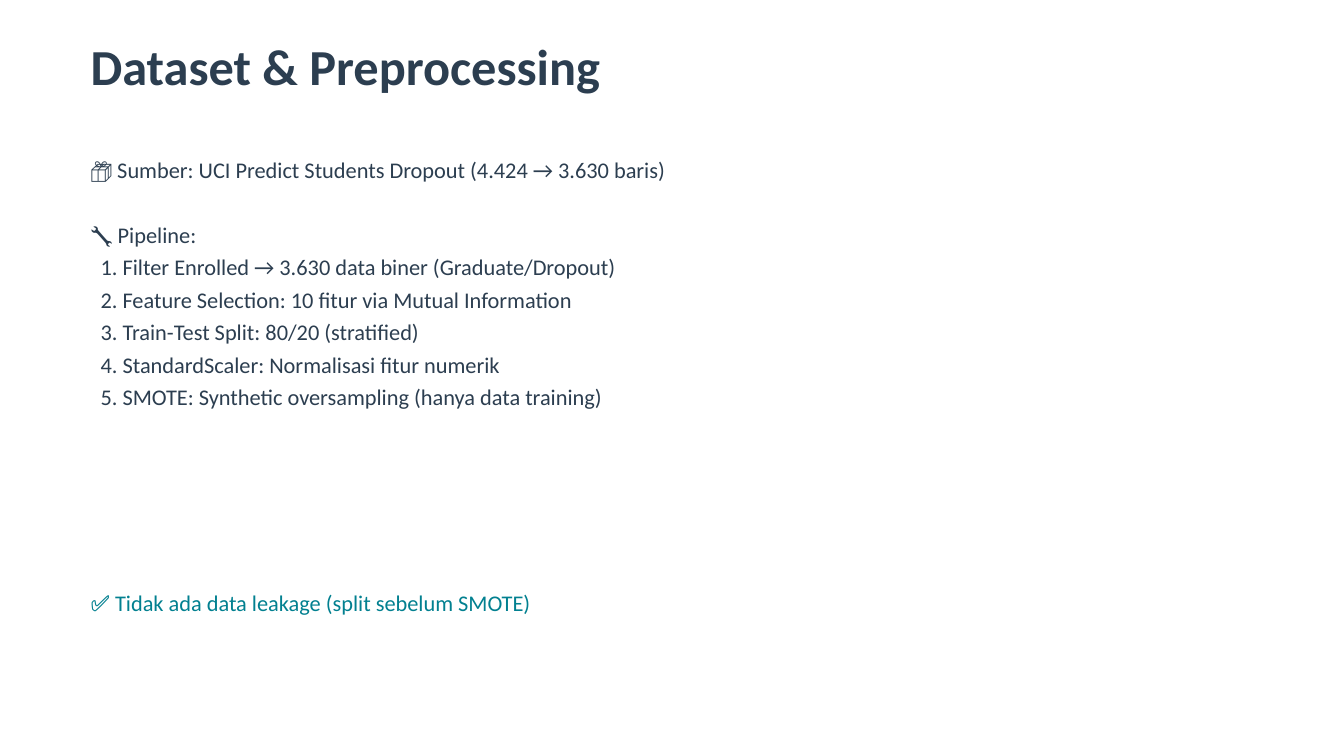
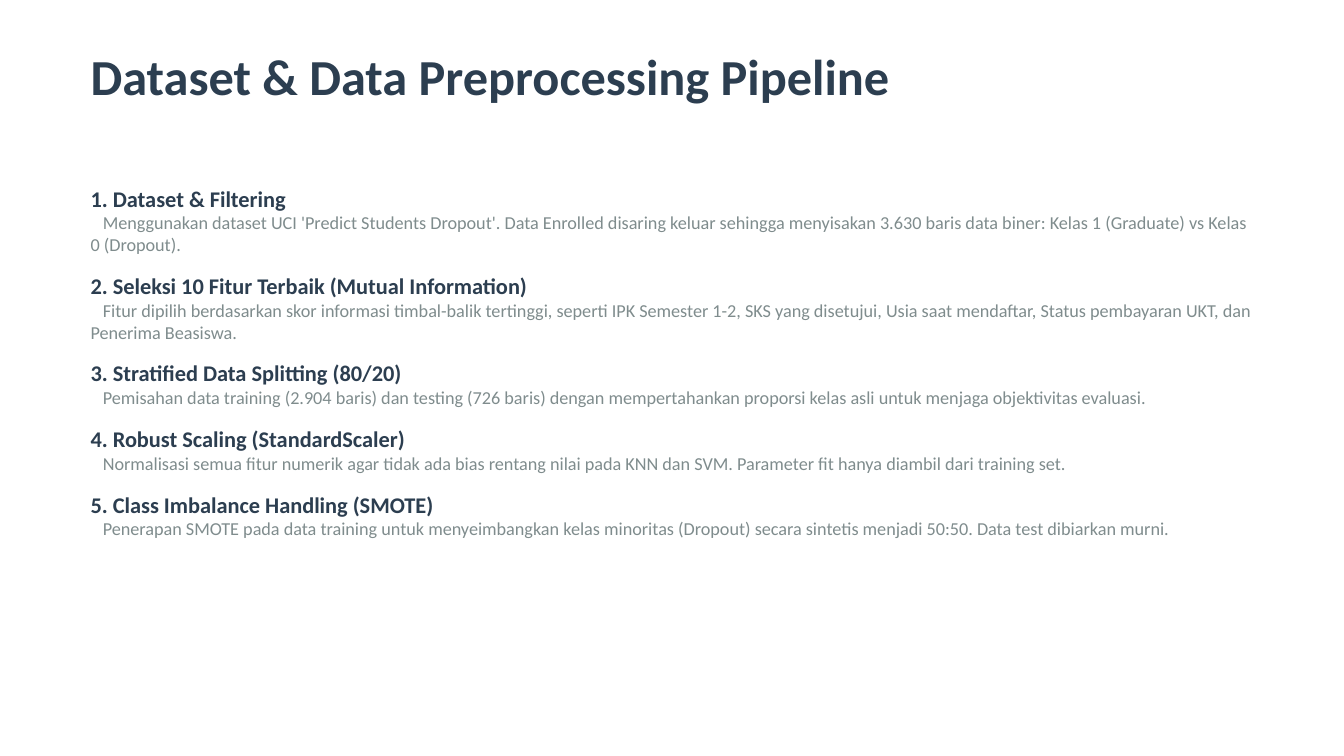
Before and after one commit to hafizmuzani011-collab/uas-ml-kelulusan, a slide deck: slide 3 of presentation/presentasi_uas_ml.pptx. Drawn at 1344x756 pixels with LibreOffice and Linux fonts; fonts in the diff are those of the drawing. Boxes give left, top, right and bottom in pixels: in the first picture for what was removed or moved away, otherwise in the second. Text is boxed around its words. In the diff, an @@ line names an element or a change of style, - is before the commit and + after.

```diff
--- a/presentation/presentasi_uas_ml.pptx
+++ b/presentation/presentasi_uas_ml.pptx
@@ text at box(91, 59, 890, 104): text changed @@
-Dataset & Preprocessing
+Dataset & Data Preprocessing Pipeline
@@ text at box(91, 191, 1251, 538): text changed; size 16 to 13 pt; text colour #2C3E50 to #7F8C8D @@
-📦 Sumber: UCI Predict Students Dropout (4.424 → 3.630 baris)
-🔧 Pipeline:
-1. Filter Enrolled → 3.630 data biner (Graduate/Dropout)
-2. Feature Selection: 10 fitur via Mutual Information
-3. Train-Test Split: 80/20 (stratified)
-4. StandardScaler: Normalisasi fitur numerik
-5. SMOTE: Synthetic oversampling (hanya data training)
+1. Dataset & Filtering
+Menggunakan dataset UCI 'Predict Students Dropout'. Data Enrolled disaring keluar sehingga menyisakan 3.630 baris data biner: Kelas 1 (Graduate) vs Kelas 0 (Dropout).
+2. Seleksi 10 Fitur Terbaik (Mutual Information)
+Fitur dipilih berdasarkan skor informasi timbal-balik tertinggi, seperti IPK Semester 1-2, SKS yang disetujui, Usia saat mendaftar, Status pembayaran UKT, dan Penerima Beasiswa.
+3. Stratified Data Splitting (80/20)
+Pemisahan data training (2.904 baris) dan testing (726 baris) dengan mempertahankan proporsi kelas asli untuk menjaga objektivitas evaluasi.
+4. Robust Scaling (StandardScaler)
+Normalisasi semua fitur numerik agar tidak ada bias rentang nilai pada KNN dan SVM. Parameter fit hanya diambil dari training set.
+5. Class Imbalance Handling (SMOTE)
+Penerapan SMOTE pada data training untuk menyeimbangkan kelas minoritas (Dropout) secara sintetis menjadi 50:50. Data test dibiarkan murni.
@@ text removed at box(115, 595, 530, 615) @@
-✅ Tidak ada data leakage (split sebelum SMOTE)
```
Also in this commit, not shown: 9 other slides changed, 2 other files.
